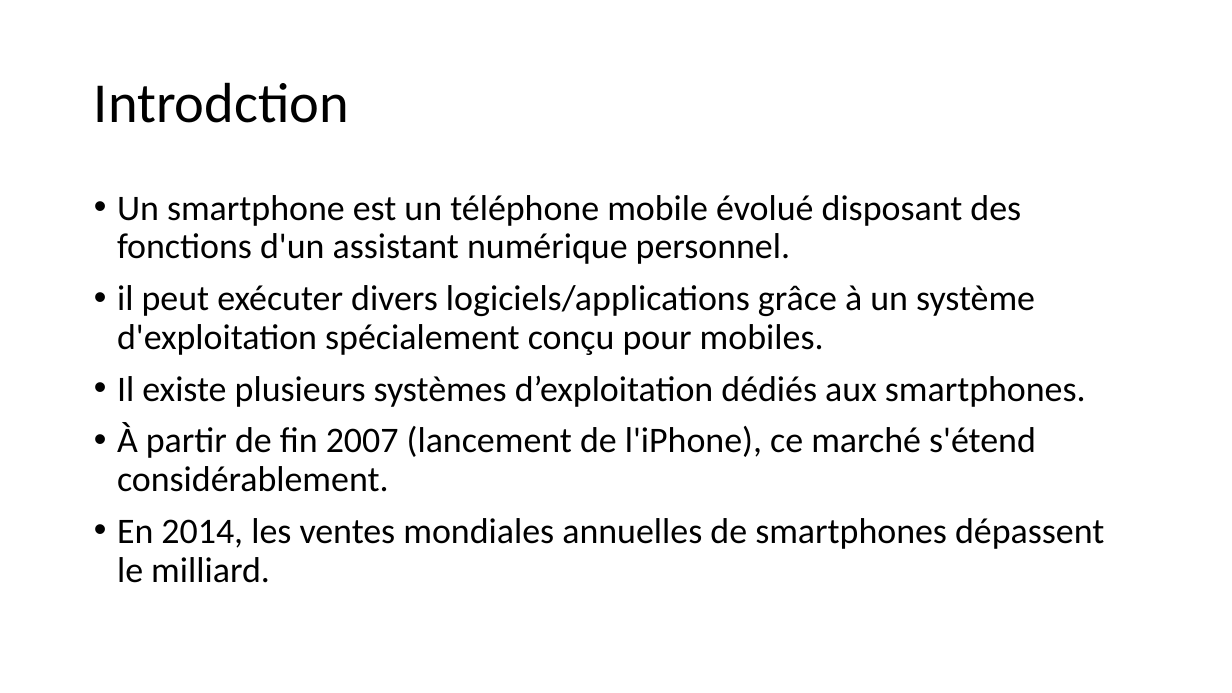
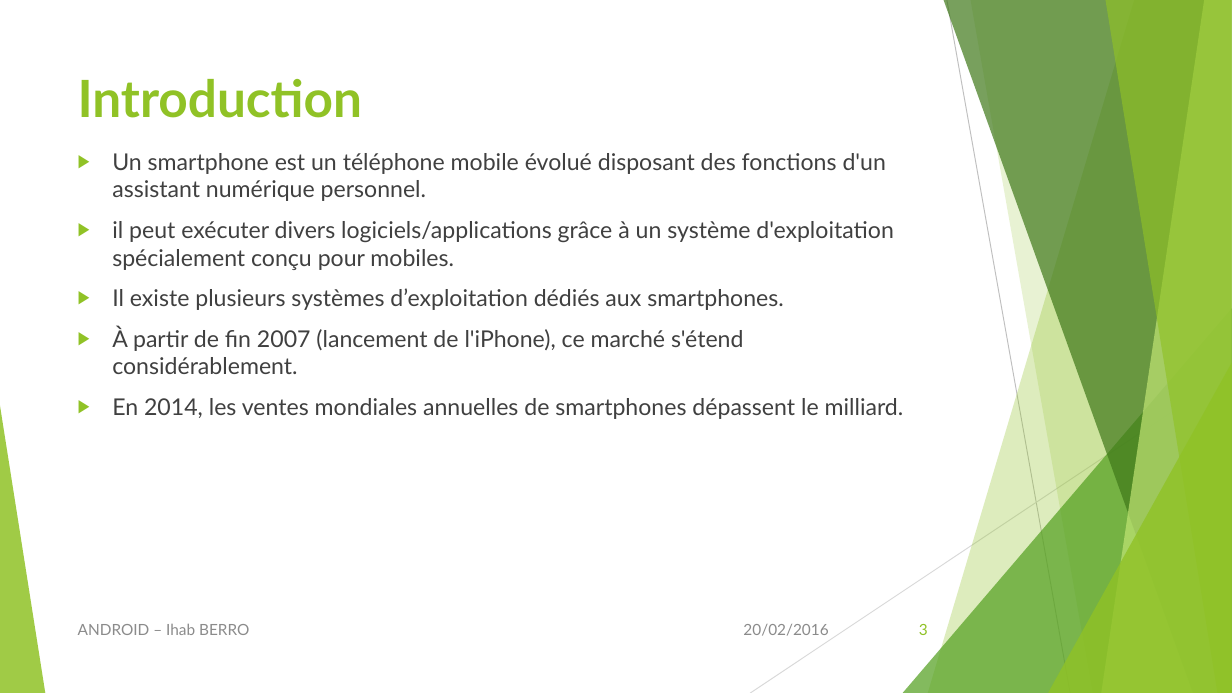
Before and after one commit to iberro/SMB214, a slide deck: slide 3 of Android.pptx. Drawn at 1232x693 pixels with LibreOffice and Linux fonts; fonts in the diff are those of the drawing. Boxes give left, top, right and bottom in pixels: in the first picture for what was removed or moved away, otherwise in the second. Text is boxed around its words. In the diff, an @@ line names an element or a change of style, - is before the commit and + after.

```diff
--- a/Android.pptx
+++ b/Android.pptx
@@ title "Introduction" at <box>78,79,362,118</box>: vertical alignment middle to top @@
@@ title at <box>78,79,362,118</box>: text changed; size 44 to 40 pt; font Calibri to Lato; text colour #000000 to #90C226; bold on @@
-Introdction
+Introduction
@@ text "Un smartphone est un téléphone ...": place and size @@
-text "Un smartphone est un téléphone ..." at <box>117,195,1104,583</box>
+text "Un smartphone est un téléphone ..." at <box>112,153,904,419</box>
@@ text "Un smartphone est un téléphone ..." at <box>112,153,904,419</box>: size 28 to 18 pt, font Calibri to Lato, text colour #000000 to #404040; bullet • to ▶; line spacing 0.9 to 1 @@
@@ group added at <box>0,0,1232,693</box>: 5 freeform shapes, 3 triangles, 2 lines @@
@@ text added at <box>78,624,249,635</box>, 12 pt, text #8C8C8C @@
+ANDROID – Ihab BERRO
@@ text added at <box>743,624,828,636</box>, 12 pt, text #8C8C8C @@
+20/02/2016
@@ page number added at <box>919,624,928,635</box>, 12 pt, text #90C226 @@
+3
```
Also in this commit, not shown: 2 other slides changed, 14 slides added, 4 slides removed, 3 other files.
